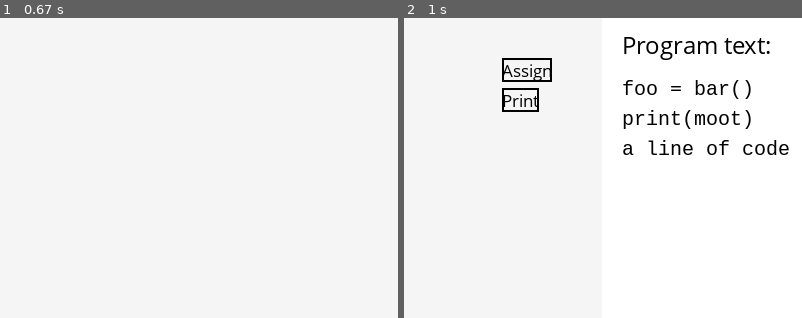
Above: before the commit, frames 1-2 (left to right).
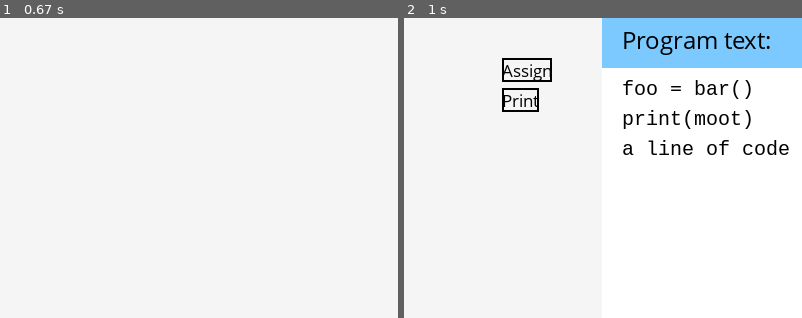
Above: after the commit, the same moments.

Repository: taivop/Monty
Game: pygame game, started from src/main.py
Two runs of this game, one before a commit and one after it. Both use one fixed random seed, a clock stepped at 60 frames per second and the inputs below.
Inputs (mouse positions are % of the whole screen's width and height, from its top left):
- Up to frame 1 (0.67 s): click (82, 47) at 0.38 s
- Up to frame 2 (1 s): click (60, 57) at 0.78 s
The pictures show only the part of the screen within x 50-100%, y 0-50%; the shares and areas given below are measured in that part.

Frame 1 is identical in both runs. In frame 2, 8.3% of the frame differs, in the area x 49-100%, y 0-17%.

Commit message:
Colored background for "Program text".

Diff:
--- a/src/gui/CodeBox.py
+++ b/src/gui/CodeBox.py
@@ -10,6 +10,8 @@
     y = pos[1]                       # y of top left corner of codebox
     width = 200                 # width of codebox
     height = 800                # height of codebox
+
+    title_height = 50           # height of title box
 
     top_padding = 60            # top-padding of first line of text
     left_padding = 20           # left-padding of every line of text
@@ -30,12 +32,13 @@
 
     def Render(self,screen):
 
-        pygame.draw.rect(screen, (255,255,255), (self.x,self.y,self.width,self.height))
+        pygame.draw.rect(screen, (255,255,255), (self.x,self.y,self.width,self.height)) # main white box
+        pygame.draw.rect(screen, (124,201,255), (self.x,self.y,self.width,self.title_height)) # title box
         DebugHelper.drawDebugRect(self.rect, screen)
 
         # Title line
         label_obj = self.title_font.render("Program text:", 1, (0, 0, 0))
-        blit = screen.blit(label_obj, (self.x+self.left_padding, self.y+10))
+        blit = screen.blit(label_obj, (self.x+self.left_padding, self.y+5))
         DebugHelper.drawDebugRect(blit, screen)
 
         for i in range(0, len(self.lineList)):
